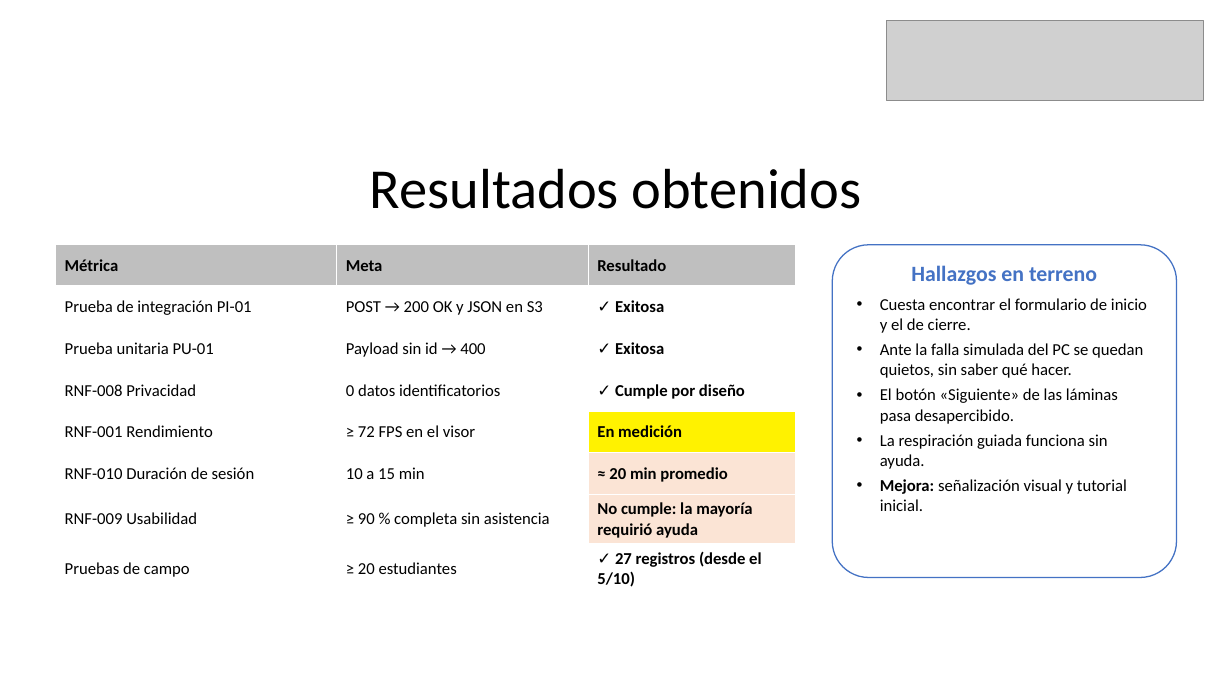
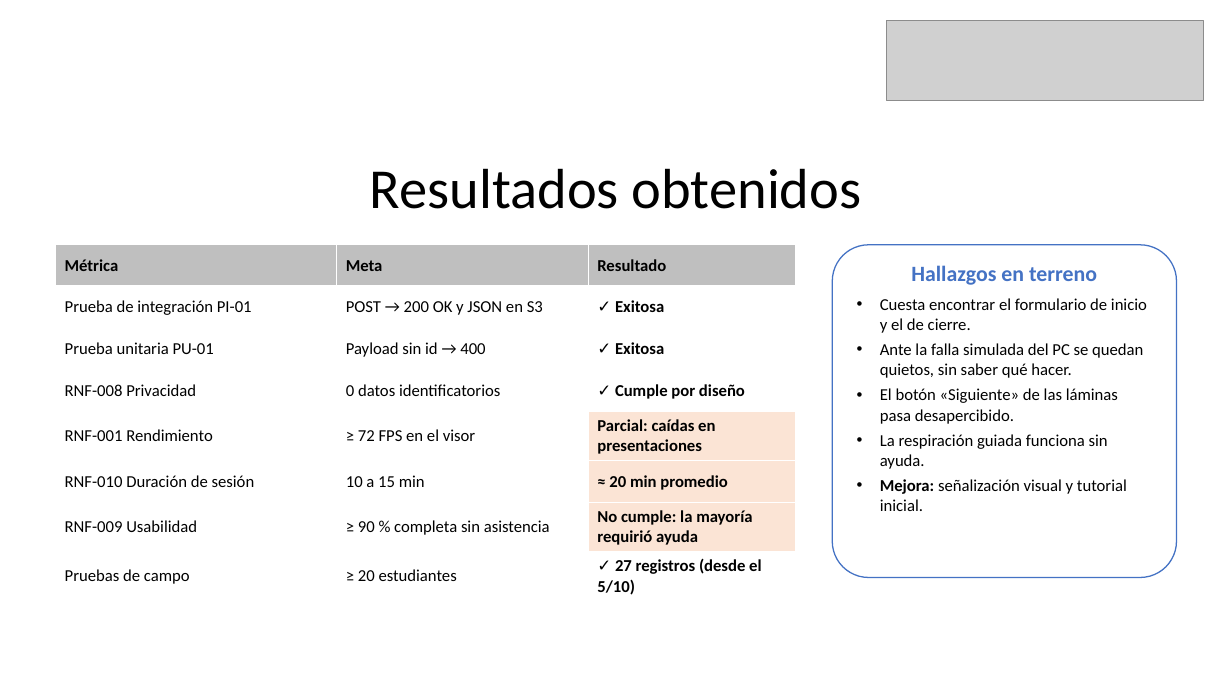
Before and after one commit to maricons/CAPSTONE_EMOTIONLAB, a slide deck: slide 12 of Fase 2/Evidencias Proyecto/Presentación Proyecto.pptx. Drawn at 1232x693 pixels with LibreOffice and Linux fonts; fonts in the diff are those of the drawing; grey boxes stand for pictures. Boxes give left, top, right and bottom in pixels: in the first picture for what was removed or moved away, otherwise in the second. Text is boxed around its words. In the diff, an @@ line names an element or a change of style, - is before the commit and + after.

```diff
--- a/Fase 2/Evidencias Proyecto/Presentación Proyecto.pptx
+++ b/Fase 2/Evidencias Proyecto/Presentación Proyecto.pptx
@@ table at (x1=55, y1=245, x2=795, y2=599) @@
-row 5, column 3: En medición
+row 5, column 3: Parcial: caídas en presentaciones
@@ fill #FFF200 to #FBE4D5 in row 5, column 3 @@
```
Also in this commit, not shown: 12 other files.
